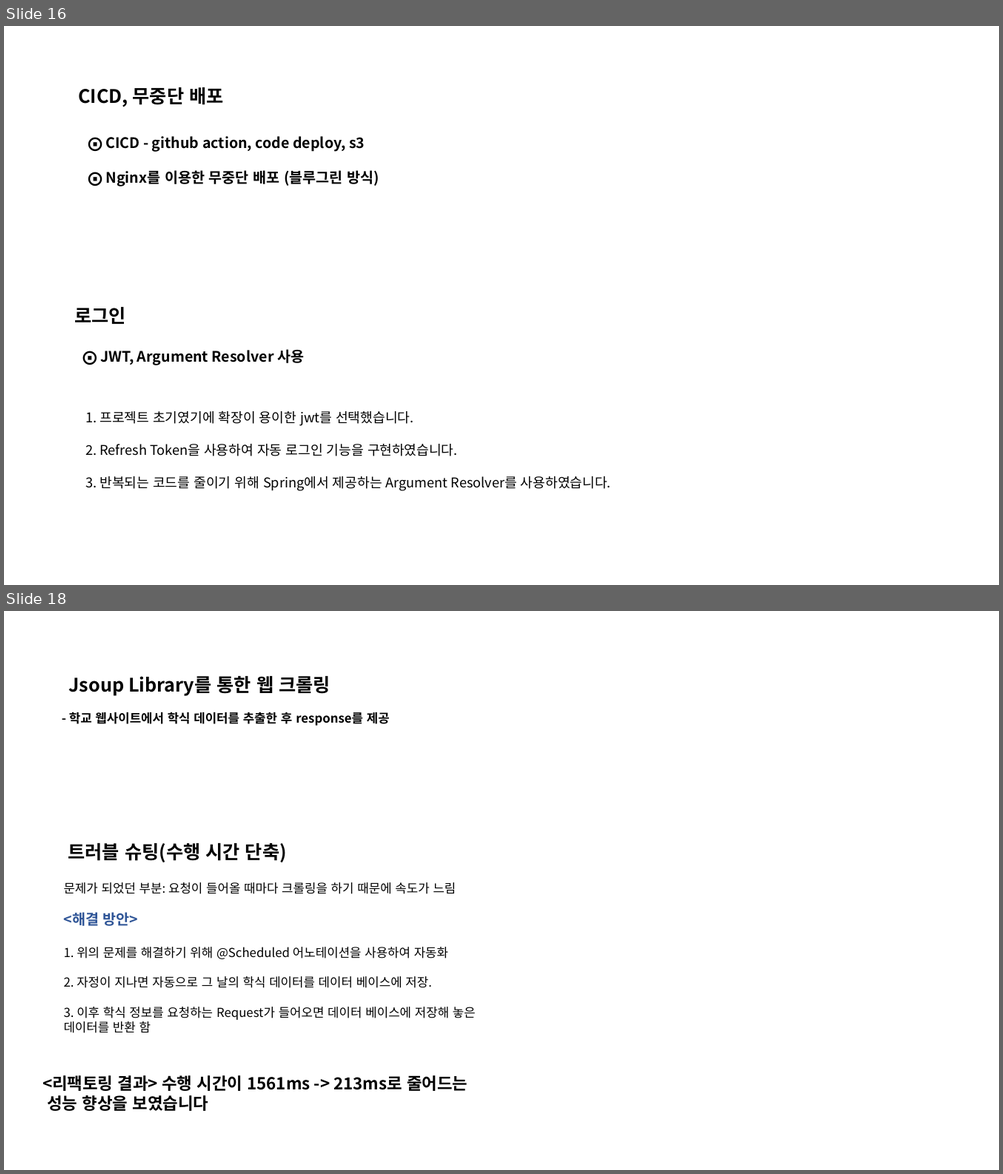
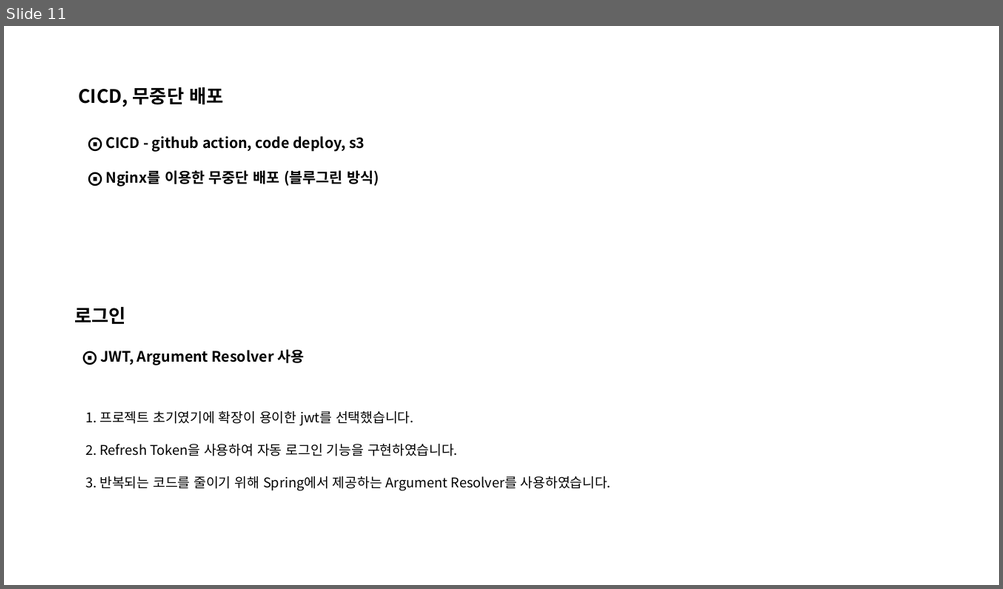
Before and after one commit to ohjinhokor/PortFolio, a slide deck: 오진호 포트폴리오.pptx. Shown one above the other, each under a label of ours: slides 16 and 18 before the commit, slide 11 after it; the slides between them are not shown. The pictures are 1003x1174 and 1003x589 pixels, drawn with LibreOffice and Linux fonts; fonts in the diff are those of the drawing; background and template pictures are left out. Boxes give left, top, right and bottom in pixels: in the first picture for what was removed or moved away, otherwise in the second. Text is boxed around its words. In the diff, an @@ line names an element or a change of style, - is before the commit and + after.

```diff
--- a/오진호 포트폴리오.pptx
+++ b/오진호 포트폴리오.pptx
@@ slide 18 removed at (4,611,999,1170), background #FFFFFF @@
@@ text removed at (69,676,330,696) @@
-Jsoup Library를 통한 웹 크롤링
@@ text removed at (69,712,390,726) @@
-- 학교 웹사이트에서 학식 데이터를 추출한 후 response를 제공
@@ text removed at (68,843,287,863) @@
-트러블 슈팅(수행 시간 단축)
@@ text removed at (64,883,475,1034) @@
-문제가 되었던 부분: 요청이 들어올 때마다 크롤링을 하기 때문에 속도가 느림
-<해결 방안>
-1. 위의 문제를 해결하기 위해 @Scheduled 어노테이션을 사용하여 자동화
-2. 자정이 지나면 자동으로 그 날의 학식 데이터를 데이터 베이스에 저장.
-3. 이후 학식 정보를 요청하는 Request가 들어오면 데이터 베이스에 저장해 놓은 데이터를 반환 함
@@ text removed at (42,1076,467,1111) @@
-<리팩토링 결과> 수행 시간이 1561ms -> 213ms로 줄어드는
-성능 향상을 보였습니다
@@ what was slide 16 is now slide 11 @@
```
Also in this commit, not shown: 3 slides changed, 3 other slides removed, 1 other file.
